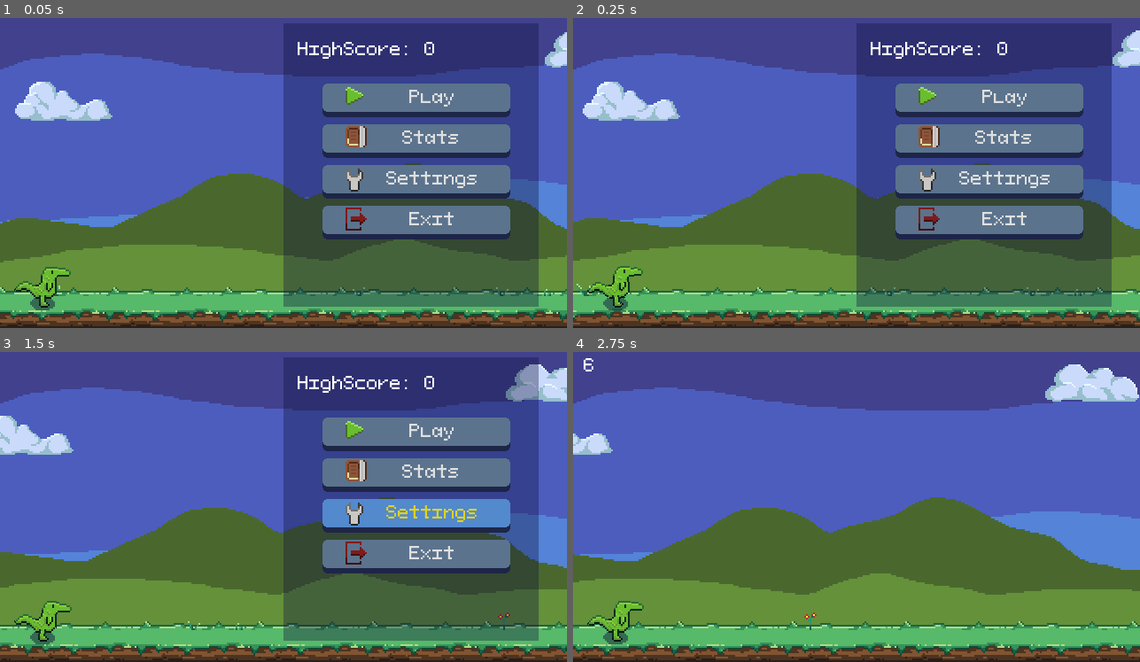
Above: before the commit, frames 1-4 (two rows, left to right).
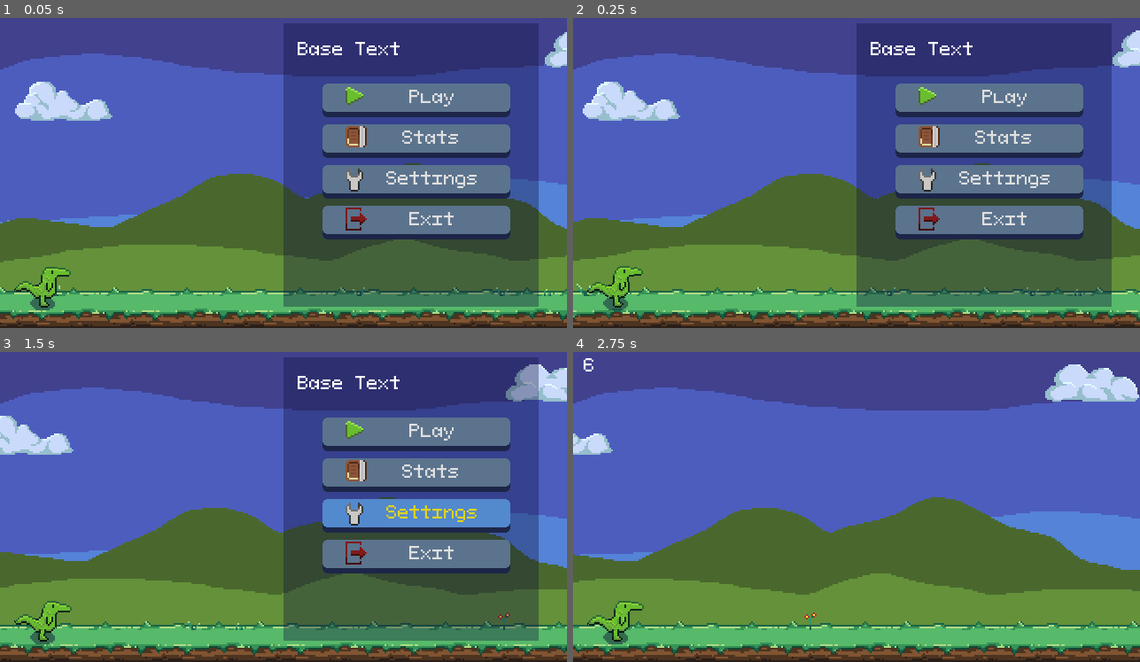
Above: after the commit, the same moments.

Repository: zMenta/DinosaurRun
Game: Godot game, scene res://main/Main.tscn
Same seed, same stepped clock (60 frames per second), same inputs: the game is played once before the commit and once after it.
Inputs:
- Up to frame 1 (0.05 s): no input
- Up to frame 2 (0.25 s): no input
- Up to frame 3 (1.5 s): click "Stats" at 0.5 s; click "Settings" at 1.25 s
- Up to frame 4 (2.75 s): click "Play" at 2 s

The runs differ from the first frame. In frame 1, 0.4% of the frame differs, in the area x 52-77%, y 7-14%; in frame 2, 0.4%; in frame 3, 0.4%; in frame 4, nothing differs.

Commit message:
base menu refact

Diff:
--- a/DinosaurRun/main/Main.gd
+++ b/DinosaurRun/main/Main.gd
@@ -9,7 +9,7 @@
 onready var point_timer := $PointTimer
 onready var speed_increase_timer := $SpeedIncreaseTimer
 onready var interface := $Interface
-onready var menu := $Menu
+onready var menu := $MenuMain
 
 var points := 0
 
@@ -39,5 +39,5 @@
 	interface.update_score(points)
 
 
-func _on_Menu_buttonPlay_pressed() -> void:
+func _on_MenuMain_buttonPlay_pressed() -> void:
 	_start_game()
--- a/DinosaurRun/main/Main.tscn
+++ b/DinosaurRun/main/Main.tscn
@@ -5,7 +5,7 @@
 [ext_resource path="res://main/Main.gd" type="Script" id=3]
 [ext_resource path="res://scenes/player/Player.tscn" type="PackedScene" id=4]
 [ext_resource path="res://scenes/interface/interface/Interface.tscn" type="PackedScene" id=5]
-[ext_resource path="res://scenes/interface/menu_main/menu.tscn" type="PackedScene" id=6]
+[ext_resource path="res://scenes/interface/menu_main/MenuMain.tscn" type="PackedScene" id=6]
 
 [node name="Main" type="Node2D"]
 script = ExtResource( 3 )
@@ -26,9 +26,9 @@
 [node name="Interface" parent="." instance=ExtResource( 5 )]
 visible = false
 
-[node name="Menu" parent="." instance=ExtResource( 6 )]
+[node name="MenuMain" parent="." instance=ExtResource( 6 )]
 
 [connection signal="player_died" from="Player" to="." method="_on_Player_died"]
 [connection signal="timeout" from="SpeedIncreaseTimer" to="." method="_on_SpeedIncreaseTimer_timeout"]
 [connection signal="timeout" from="PointTimer" to="." method="_on_PointTimer_timeout"]
-[connection signal="buttonPlay_pressed" from="Menu" to="." method="_on_Menu_buttonPlay_pressed"]
+[connection signal="buttonPlay_pressed" from="MenuMain" to="." method="_on_MenuMain_buttonPlay_pressed"]
--- a/DinosaurRun/scenes/interface/menu_main/menu_main.tscn
+++ b/DinosaurRun/scenes/interface/menu_main/MenuMain.tscn
@@ -1,22 +1,24 @@
-[gd_scene load_steps=7 format=2]
+[gd_scene load_steps=8 format=2]
 
-[ext_resource path="res://scenes/interface/menu/menu.tscn" type="PackedScene" id=1]
-[ext_resource path="res://common/menu_icons/menu_icons.png" type="Texture" id=2]
+[ext_resource path="res://common/menu_icons/menu_icons.png" type="Texture" id=1]
+[ext_resource path="res://scenes/interface/menu/menu.tscn" type="PackedScene" id=2]
 [ext_resource path="res://common/theme/main_theme.tres" type="Theme" id=3]
+[ext_resource path="res://scenes/interface/menu_main/MenuMain.gd" type="Script" id=4]
 
 [sub_resource type="AtlasTexture" id=1]
-atlas = ExtResource( 2 )
+atlas = ExtResource( 1 )
 region = Rect2( 32, 0, 16, 16 )
 
 [sub_resource type="AtlasTexture" id=2]
-atlas = ExtResource( 2 )
+atlas = ExtResource( 1 )
 region = Rect2( 16, 0, 16, 16 )
 
 [sub_resource type="AtlasTexture" id=3]
-atlas = ExtResource( 2 )
+atlas = ExtResource( 1 )
 region = Rect2( 48, 0, 16, 16 )
 
-[node name="Menu" instance=ExtResource( 1 )]
+[node name="Menu" instance=ExtResource( 2 )]
+script = ExtResource( 4 )
 
 [node name="ButtonPlay" parent="ColorRect/VBoxContainer" index="0"]
 margin_top = 26.0
@@ -51,3 +53,8 @@
 enabled_focus_mode = 0
 text = "Exit"
 icon = SubResource( 3 )
+
+[connection signal="pressed" from="ColorRect/VBoxContainer/ButtonPlay" to="." method="_on_ButtonPlay_pressed"]
+[connection signal="pressed" from="ColorRect/VBoxContainer/ButtonStats" to="." method="_on_ButtonStats_pressed"]
+[connection signal="pressed" from="ColorRect/VBoxContainer/ButtonSettings" to="." method="_on_ButtonSettings_pressed"]
+[connection signal="pressed" from="ColorRect/VBoxContainer/ButtonExit" to="." method="_on_ButtonExit_pressed"]
--- a/DinosaurRun/scenes/interface/menu_main/menu.tscn
+++ /dev/null
@@ -1,95 +0,0 @@
-[gd_scene load_steps=8 format=2]
-
-[ext_resource path="res://common/theme/main_theme.tres" type="Theme" id=1]
-[ext_resource path="res://common/menu_icons/menu_icons.png" type="Texture" id=2]
-[ext_resource path="res://scenes/interface/menu_main/menu_main.gd" type="Script" id=3]
-
-[sub_resource type="AtlasTexture" id=1]
-atlas = ExtResource( 2 )
-region = Rect2( 0, 0, 16, 16 )
-
-[sub_resource type="AtlasTexture" id=3]
-atlas = ExtResource( 2 )
-region = Rect2( 32, 0, 16, 16 )
-
-[sub_resource type="AtlasTexture" id=2]
-atlas = ExtResource( 2 )
-region = Rect2( 16, 0, 16, 16 )
-
-[sub_resource type="AtlasTexture" id=4]
-atlas = ExtResource( 2 )
-region = Rect2( 48, 0, 16, 16 )
-
-[node name="Menu" type="Control"]
-anchor_right = 1.0
-anchor_bottom = 1.0
-script = ExtResource( 3 )
-
-[node name="ColorRect" type="ColorRect" parent="."]
-margin_left = 160.0
-margin_top = 8.0
-margin_right = 304.0
-margin_bottom = 168.0
-color = Color( 0.0470588, 0.054902, 0.223529, 0.352941 )
-
-[node name="LabelHighScore" type="Label" parent="ColorRect"]
-margin_left = 8.0
-margin_top = 8.0
-margin_right = 78.0
-margin_bottom = 21.0
-text = "HighScore: 0"
-
-[node name="VBoxContainer" type="VBoxContainer" parent="ColorRect"]
-anchor_left = 0.5
-anchor_right = 0.5
-anchor_bottom = 1.0
-margin_left = -40.0
-margin_top = 8.0
-margin_right = 46.0
-margin_bottom = -12.0
-alignment = 1
-
-[node name="ButtonPlay" type="Button" parent="ColorRect/VBoxContainer"]
-margin_top = 26.0
-margin_right = 86.0
-margin_bottom = 45.0
-focus_mode = 0
-theme = ExtResource( 1 )
-enabled_focus_mode = 0
-text = "Play"
-icon = SubResource( 1 )
-
-[node name="ButtonStats" type="Button" parent="ColorRect/VBoxContainer"]
-margin_top = 49.0
-margin_right = 86.0
-margin_bottom = 68.0
-focus_mode = 0
-theme = ExtResource( 1 )
-enabled_focus_mode = 0
-text = "Stats"
-icon = SubResource( 3 )
-
-[node name="ButtonSettings" type="Button" parent="ColorRect/VBoxContainer"]
-margin_top = 72.0
-margin_right = 86.0
-margin_bottom = 91.0
-focus_mode = 0
-theme = ExtResource( 1 )
-enabled_focus_mode = 0
-text = "Settings"
-icon = SubResource( 2 )
-
-[node name="ButtonExit" type="Button" parent="ColorRect/VBoxContainer"]
-margin_top = 95.0
-margin_right = 86.0
-margin_bottom = 114.0
-focus_mode = 0
-theme = ExtResource( 1 )
-enabled_focus_mode = 0
-text = "Exit"
-icon = SubResource( 4 )
-
-[connection signal="pressed" from="ColorRect/VBoxContainer/ButtonPlay" to="." method="_on_ButtonPlay_pressed"]
-[connection signal="pressed" from="ColorRect/VBoxContainer/ButtonStats" to="." method="_on_ButtonStats_pressed"]
-[connection signal="pressed" from="ColorRect/VBoxContainer/ButtonSettings" to="." method="_on_ButtonSettings_pressed"]
-[connection signal="pressed" from="ColorRect/VBoxContainer/ButtonExit" to="." method="_on_ButtonExit_pressed"]
Renamed: DinosaurRun/scenes/interface/menu_main/menu_main.gd -> DinosaurRun/scenes/interface/menu_main/MenuMain.gd
